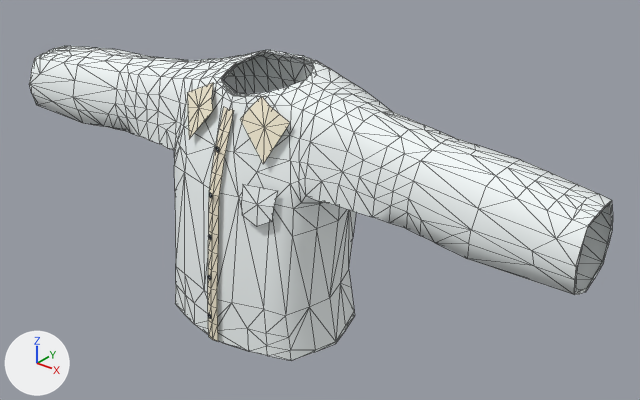
One commit to the glTF model assets/shirts/glb/09_Ivory_Oxford.glb: the scene before it, then after it.
Before and after are seen from a 50 mm camera at (2.05, -2.27, 3.52) aimed at (0.17, 0.08, 2.06). Every picture has the same lights, and +X, +Y and +Z are marked at lower left. The older version comes first. Mesh edges are drawn as thin lines. Vertices at exactly the same position are counted once.

Objects in the first picture: 'EXPORT_09_Ivory_Oxford'.
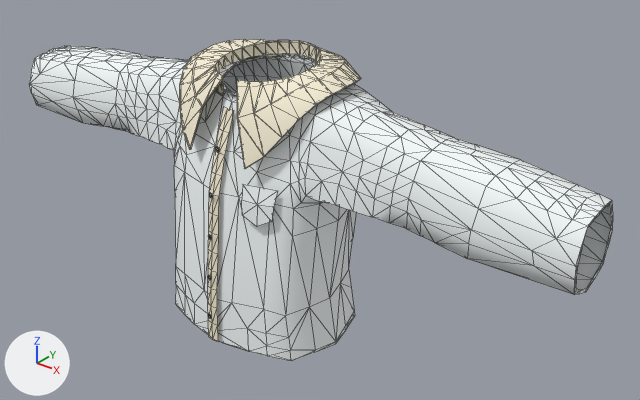
Changed parts and their boxes (x1, y1, x2, y2) in the pictures (640 x 400 px; the box of a moved part takes in the faces that stretch with it):
'EXPORT_09_Ivory_Oxford', reshaped: before (29, 46, 613, 361); after (29, 39, 613, 361)
part 1 of me_09_ivory_oxford_mesh_001, added (pale yellow): after (179, 39, 361, 169)
part 2 of me_09_ivory_oxford_mesh_001, moved or reshaped: before (187, 50, 331, 164); after (224, 54, 317, 96)

Diff of the bpy script that builds the scene:
```diff
--- a/assets/shirts/glb/09_Ivory_Oxford.glb.py
+++ b/assets/shirts/glb/09_Ivory_Oxford.glb.py
@@ me_09_ivory_oxford_mesh_001 @@
 # used by ob_export_09_ivory_oxford; location = (0.0, 0.0, 0.0)
-me_09_ivory_oxford_mesh_001.from_pydata(...)  # 808 vertices, 1423 faces; spans x -1.27..1.27, y -0.36..0.24, z 1.58..2.58
+me_09_ivory_oxford_mesh_001.from_pydata(...)  # 992 vertices, 1813 faces; spans x -1.27..1.27, y -0.36..0.31, z 1.58..2.62
+# me_09_ivory_oxford_mesh_001 part 1: a new loose piece of 208 vertices spanning x -0.34..0.34, y -0.28..0.31, z 2.3..2.62, in mat_wardrobe___cream (pale yellow #f8f0d7)
+# me_09_ivory_oxford_mesh_001 part 2
+# 46 vertices are removed from x -0.25..0.24, y -0.24..0.11, z 2.32..2.58
+# 99 faces are deleted
+# 4 vertices in x -0.11..0.11, y 0.13..0.17, z 2.57 move by (0.0, 0.02, -0.01)
+# 4 vertices in x -0.06..0.06, y 0.16..0.17, z 2.56 move by (0.0, 0.02, 0.0)
+# 3 vertices in x -0.13..0.09, y -0.15..-0.12, z 2.52 move by (0.0, -0.02, 0.0)
+# 3 vertices in x -0.04..0.04, y 0.18, z 2.56 move by (0.0, 0.01, 0.0)
+# 12 vertices move from x -0.15..0.11, y -0.15..0.16, z 2.52..2.58 to x -0.17..0.12, y -0.17..0.17, z 2.52..2.56
+# 22 vertices are added at x -0.18..0.18, y -0.2..0.14, z 2.52..2.56
+# 77 new faces join them, mat_wardrobe___white (white #f5fafa)
 me_09_ivory_oxford_mesh_001.materials.append(mat_wardrobe___cream)
```
